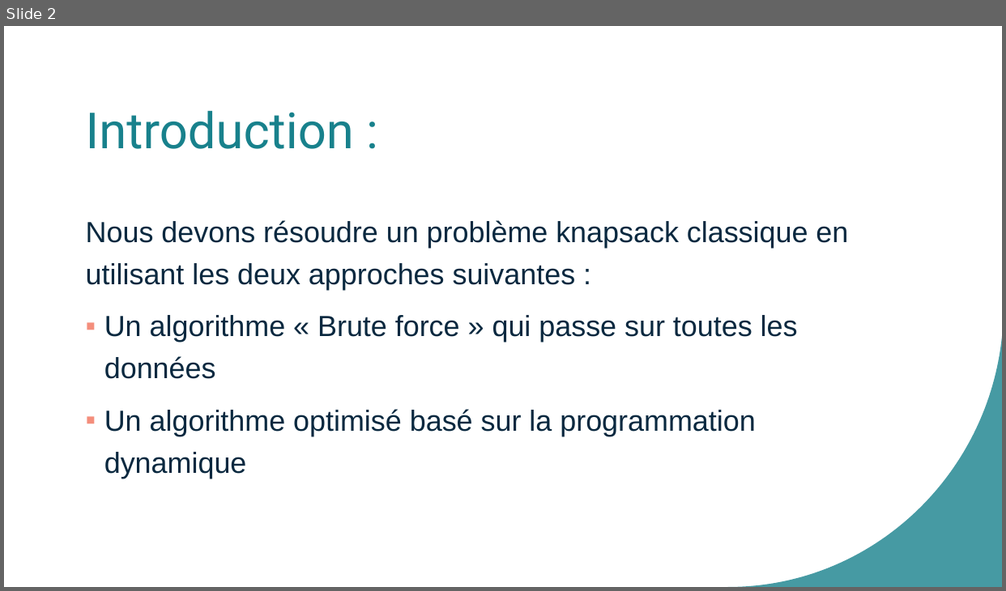
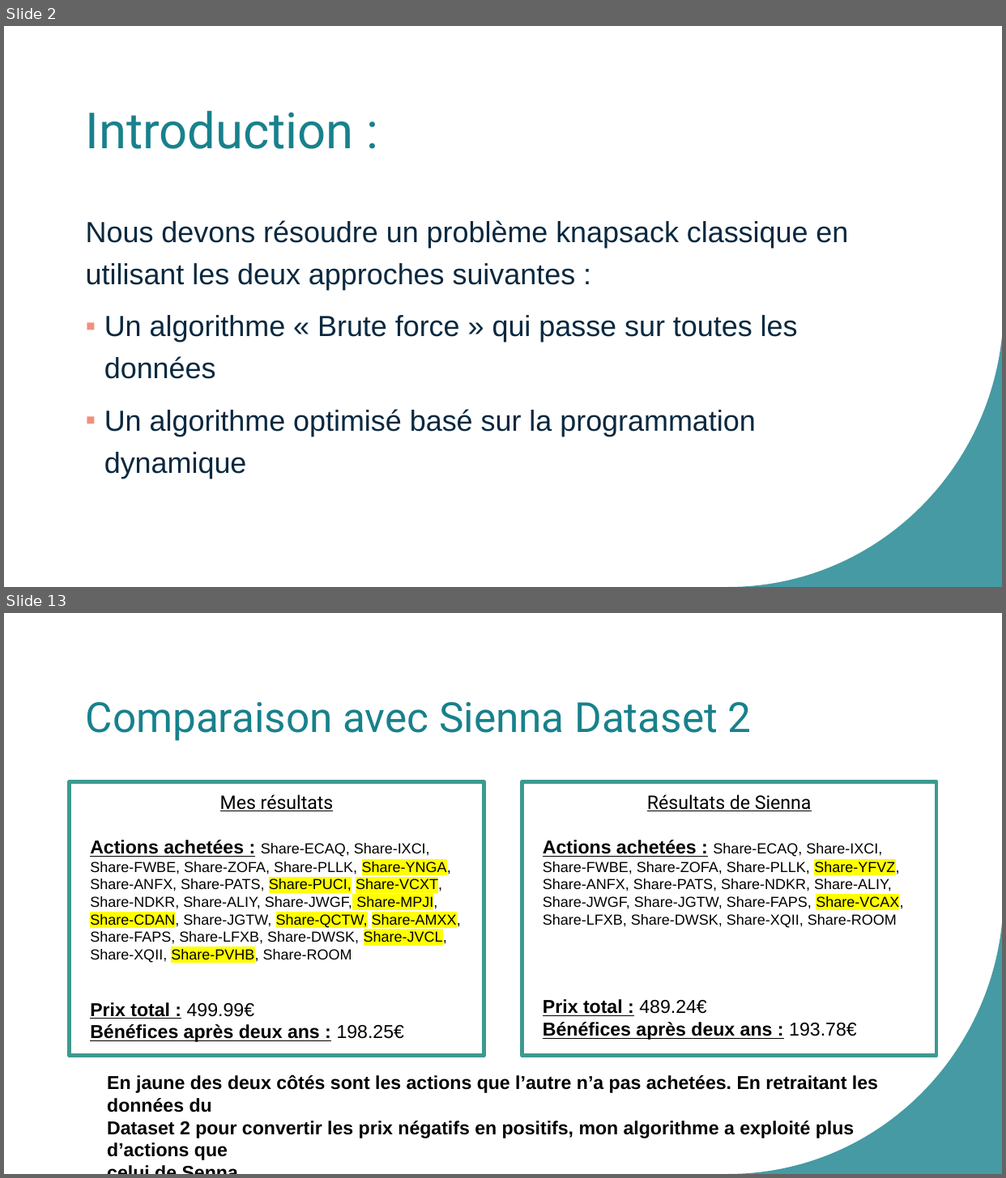
Before and after one commit to AlexandreDuthil/OC_P7, a slide deck: Présentation1.pptx. Shown one above the other, each under a label of ours: slide 2 before the commit, slides 2 and 13 after it; the slides between them are not shown. The pictures are 1006x591 and 1006x1178 pixels, drawn with LibreOffice and Linux fonts; fonts in the diff are those of the drawing. Boxes give left, top, right and bottom in pixels: in the first picture for what was removed or moved away, otherwise in the second. Text is boxed around its words. In the diff, an @@ line names an element or a change of style, - is before the commit and + after.

Commit message:
- fin de la présentation

```diff
--- a/Présentation1.pptx
+++ b/Présentation1.pptx
@@ slide 13 added at (4, 613, 1002, 1174), background #FFFFFF; not listed: 1 template element that a slide beside it also shows @@
@@ title added at (86, 702, 752, 741), 40 pt, text #18818C @@
+Comparaison avec Sienna Dataset 2
@@ rectangle added at (70, 781, 484, 1055), outline #3C9A8F 3.75 pt, 14 pt, text #000000 @@
+Mes résultats
+Actions achetées : Share-ECAQ, Share-IXCI, Share-FWBE, Share-ZOFA, Share-PLLK, Share-YNGA, Share-ANFX, Share-PATS, Share-PUCI, Share-VCXT, Share-NDKR, Share-ALIY, Share-JWGF, Share-MPJI, Share-CDAN, Share-JGTW, Share-QCTW, Share-AMXX, Share-FAPS, Share-LFXB, Share-DWSK, Share-JVCL, Share-XQII, Share-PVHB, Share-ROOM
+Prix total : 499.99€
+Bénéfices après deux ans : 198.25€
@@ rectangle added at (522, 781, 937, 1055), outline #3C9A8F 3.75 pt, 14 pt, text #000000 @@
+Résultats de Sienna
+Actions achetées : Share-ECAQ, Share-IXCI, Share-FWBE, Share-ZOFA, Share-PLLK, Share-YFVZ, Share-ANFX, Share-PATS, Share-NDKR, Share-ALIY, Share-JWGF, Share-JGTW, Share-FAPS, Share-VCAX, Share-LFXB, Share-DWSK, Share-XQII, Share-ROOM
+Prix total : 489.24€
+Bénéfices après deux ans : 193.78€
@@ text added at (107, 1075, 878, 1161), 18 pt, text #000000, bold @@
+En jaune des deux côtés sont les actions que l’autre n’a pas achetées. En retraitant les données du
+Dataset 2 pour convertir les prix négatifs en positifs, mon algorithme a exploité plus d’actions que
+celui de Senna.
```
Also in this commit, not shown: 1 slide changed, 9 other slides added, 1 other file.
